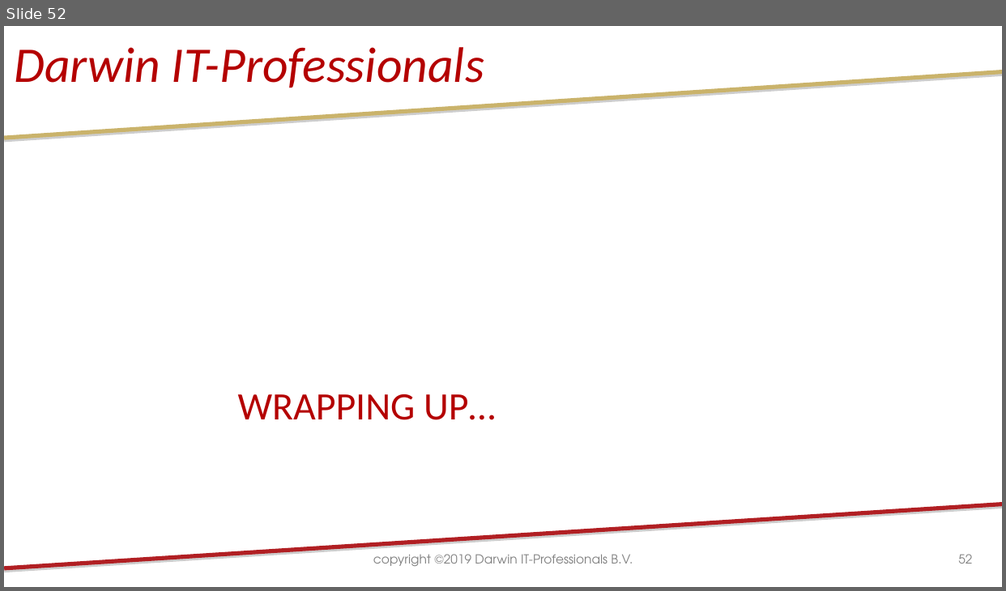
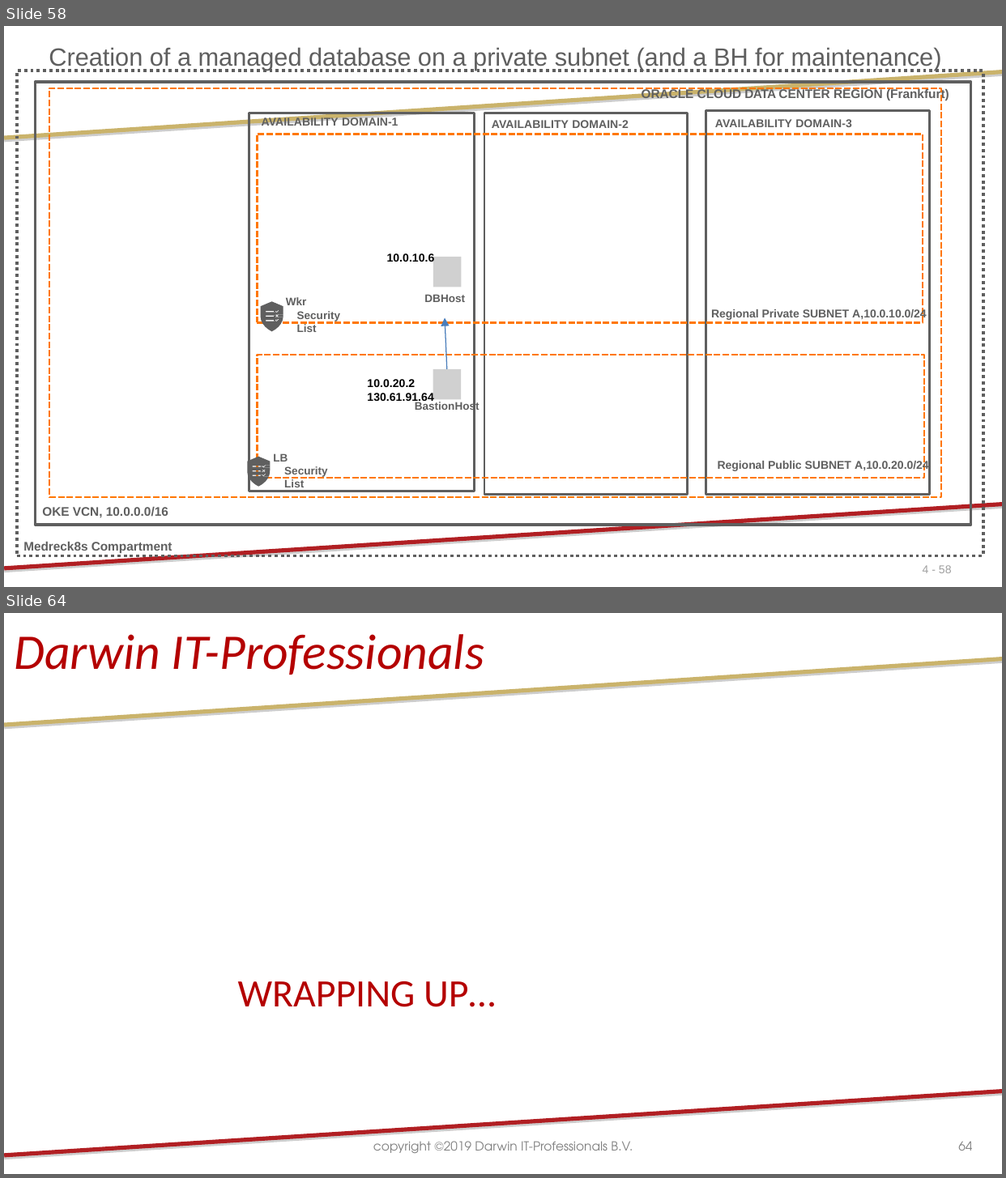
Before and after one commit to darwin-it/weblogic-operator-medrec-admin, a slide deck: doc/ppt/20191003-Kubernetes Managed Weblogic Revival.pptx. Shown one above the other, each under a label of ours: slide 52 before the commit, slides 58 and 64 after it; the slides between them are not shown. The pictures are 1006x591 and 1006x1178 pixels, drawn with LibreOffice and Linux fonts; fonts in the diff are those of the drawing; grey boxes stand for pictures; background and template pictures are left out. Boxes give left, top, right and bottom in pixels: in the first picture for what was removed or moved away, otherwise in the second. Text is boxed around its words. In the diff, an @@ line names an element or a change of style, - is before the commit and + after.

```diff
--- a/doc/ppt/20191003-Kubernetes Managed Weblogic Revival.pptx
+++ b/doc/ppt/20191003-Kubernetes Managed Weblogic Revival.pptx
@@ slide 58 added at (4, 26, 1002, 587), background #FFFFFF; not listed: 2 template elements that a slide beside it also shows @@
@@ title added at (49, 47, 942, 70), 18 pt, text #5F5F5F @@
+Creation of a managed database on a private subnet (and a BH for maintenance)
@@ freeform shape added at (17, 71, 983, 556), outline #5F5F5F 2.28 pt dashed @@
@@ freeform shape added at (35, 82, 971, 525), outline #5F5F5F 2.28 pt @@
@@ freeform shape added at (49, 89, 941, 498), outline #FF7700 1.56 pt dashed @@
@@ text added at (641, 88, 949, 101), 9 pt, text #5F5F5F, bold @@
+ORACLE CLOUD DATA CENTER REGION (Frankfurt)
@@ freeform shape added at (249, 113, 474, 492), outline #5F5F5F 1.56 pt @@
@@ text added at (262, 117, 398, 129), 8.2 pt, text #5F5F5F, bold @@
+AVAILABILITY DOMAIN-1
@@ freeform shape added at (484, 113, 687, 495), outline #5F5F5F 1.56 pt @@
@@ text added at (492, 120, 629, 128), 8.2 pt, text #5F5F5F, bold @@
+AVAILABILITY DOMAIN-2
@@ freeform shape added at (705, 111, 929, 495), outline #5F5F5F 1.56 pt @@
@@ text added at (715, 119, 852, 127), 8.2 pt, text #5F5F5F, bold @@
+AVAILABILITY DOMAIN-3
@@ freeform shape added at (258, 134, 923, 322), outline #FF7700 1.56 pt dashed @@
@@ text added at (387, 254, 435, 264), 8.2 pt, text #000000, bold @@
+10.0.10.6
@@ picture added at (433, 257, 461, 287) @@
@@ freeform shape added at (261, 301, 283, 331), fill #5F5F5F @@
@@ text added at (286, 297, 340, 332), 7.9 pt, text #5F5F5F, bold @@
+Wkr Security List
@@ text added at (424, 294, 465, 302), 7.9 pt, text #5F5F5F, bold @@
+DBHost
@@ text added at (711, 309, 926, 321), 8.2 pt, text #5F5F5F, bold @@
+Regional Private SUBNET A,10.0.10.0/24
@@ arrow added from (447, 369) to (445, 318), #4B7EBC 0.75 pt @@
@@ freeform shape added at (258, 356, 925, 479), outline #FF7700 1.56 pt dashed @@
@@ text added at (367, 379, 433, 403), 8.2 pt, text #000000, bold @@
+10.0.20.2
+130.61.91.64
@@ picture added at (433, 369, 461, 399) @@
@@ text added at (415, 401, 479, 412), 7.9 pt, text #5F5F5F, bold @@
+BastionHost
@@ freeform shape added at (248, 457, 270, 487), fill #5F5F5F @@
@@ text added at (273, 454, 327, 491), 7.9 pt, text #5F5F5F, bold @@
+LB Security List
@@ text added at (718, 460, 929, 472), 8.2 pt, text #5F5F5F, bold @@
+Regional Public SUBNET A,10.0.20.0/24
@@ text added at (42, 507, 168, 518), 9 pt, text #5F5F5F, bold @@
+OKE VCN, 10.0.0.0/16
@@ text added at (23, 542, 172, 553), 9 pt, text #5F5F5F, bold @@
+Medreck8s Compartment
@@ page number added at (923, 565, 952, 574), 8.2 pt, text #9F9F9F @@
+4 - 58
@@ what was slide 52 is now slide 64 @@
@@ page number at (958, 1141, 972, 1151): text changed @@
-52
+64
```
Also in this commit, not shown: 1 slide changed, 11 other slides added.
